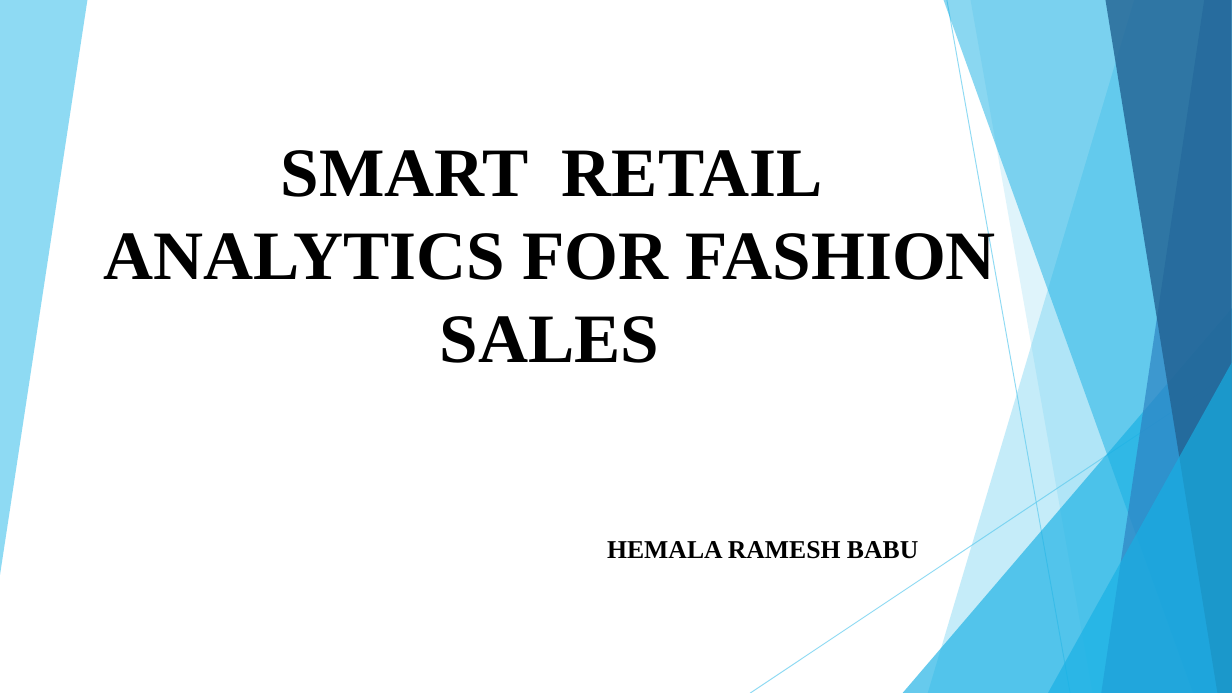
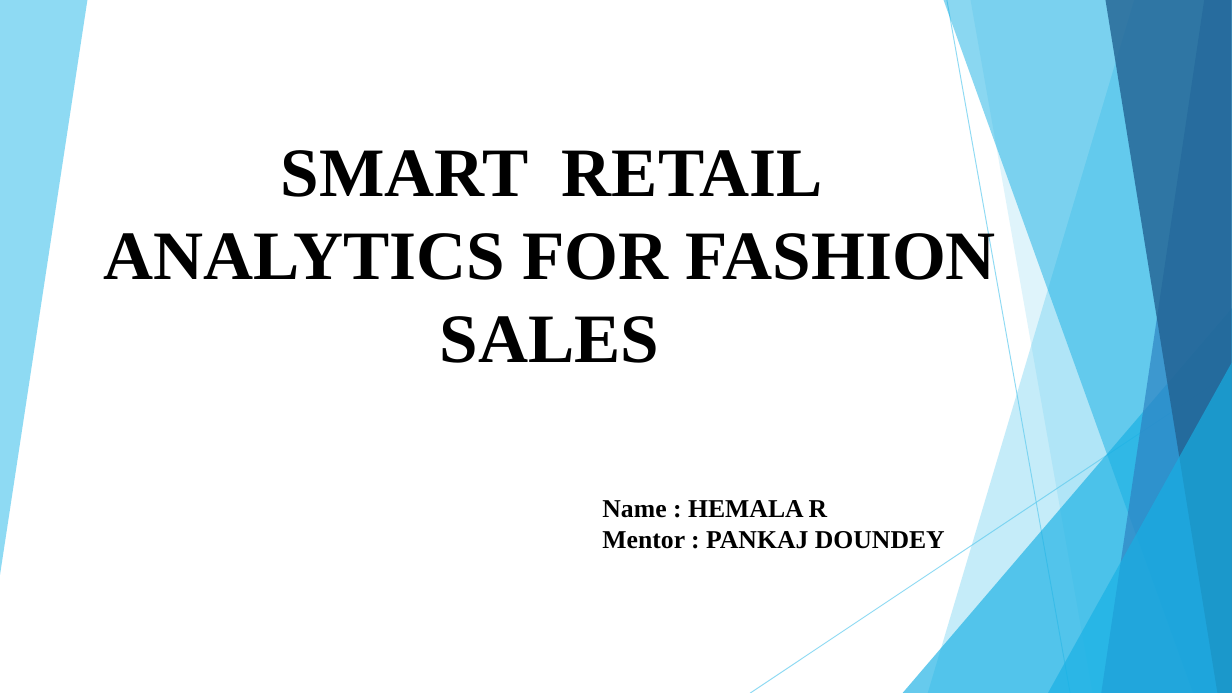
Before and after one commit to HemalaR/Smart-Analytics-For-Fashion-Sales, a slide deck: slide 1 of Smart Retail Analytics for Fashion Sales.pptx. Drawn at 1232x693 pixels with LibreOffice and Linux fonts; fonts in the diff are those of the drawing. Boxes give left, top, right and bottom in pixels: in the first picture for what was removed or moved away, otherwise in the second. Text is boxed around its words. In the diff, an @@ line names an element or a change of style, - is before the commit and + after.

```diff
--- a/Smart Retail Analytics for Fashion Sales.pptx
+++ b/Smart Retail Analytics for Fashion Sales.pptx
@@ text at box(602, 500, 945, 549): text changed @@
-HEMALA RAMESH BABU
+Name : HEMALA R
+Mentor : PANKAJ DOUNDEY
```
Also in this commit, not shown: 4 slides added.
